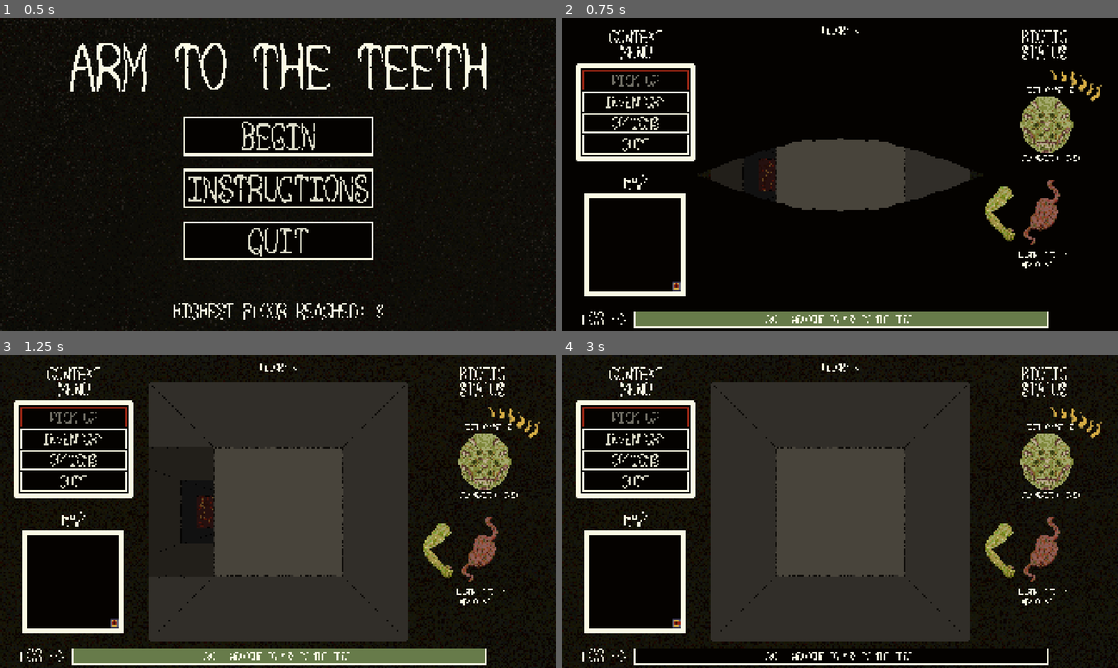
Above: before the commit, frames 1-4 (two rows, left to right).
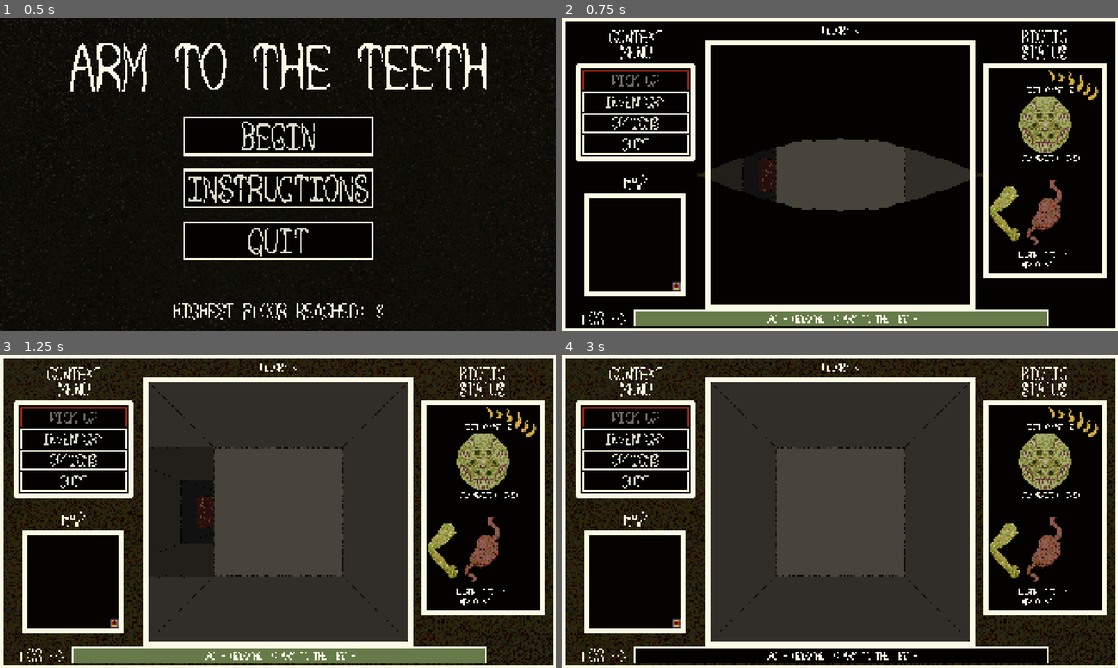
Above: after the commit, the same moments.

Repository: sym-z/arm-to-the-teeth
Game: Godot game, scene res://scenes/main_menu/main_menu.tscn
Same seed, same stepped clock (60 frames per second), same inputs: the game is played once before the commit and once after it. The project has no main scene, so this scene is started directly.
Inputs (mouse positions are in pixels of both pictures, inside the frame that each line leads up to):
- Up to frame 1 (0.5 s): no input
- Up to frame 2 (0.75 s): click "BEGIN" at 0.5 s
- Up to frame 3 (1.25 s): no input
- Up to frame 4 (3 s): move the mouse to (840, 655) at 1.27 s; hold D (turn_right) 1.28-2 s; hold Space (pick_up) 1.28-2 s; click (840, 655) at 1.42 s; click "INVENTORY" at 2 s; click "BACK" at 2.75 s

Frame 1 is identical in both runs. In frame 2, 11% of the frame differs, in the area x 0-100%, y 0-100%; in frame 3, 12%; in frame 4, 12%.

Commit message:
Ui refinement

Diff:
--- a/src/prefabs/ui/combat_viewport/combat_viewport.gd
+++ b/src/prefabs/ui/combat_viewport/combat_viewport.gd
@@ -53,6 +53,7 @@
 @export_category("TEMP ENEMY STATS")
 @export var temp_e_health : Label
 @export var temp_e_damage : Label
+@export var e_health_bar : ProgressBar
 
 
 enum TURN {PLAYER,ENEMY}
@@ -84,6 +85,8 @@
 	show_player_turn_start()
 	opponent = e
 	combat_location = loc
+	# Initialize enemy health bar
+	e_health_bar.max_value = opponent.total_health
 	refresh_temp_labels()
 	if e.anim != null:
 		enemy_anim.sprite_frames = e.anim
@@ -621,6 +624,7 @@
 
 func refresh_temp_labels():
 	temp_e_health.text = "HEALTH: " + str(opponent.curr_health) + "/" + str(opponent.total_health)
+	e_health_bar.value = opponent.curr_health
 	temp_e_damage.text = "DAMAGE: " + str(opponent.damage)
 	pass
 #endregion
--- a/src/prefabs/ui/combat_viewport/combat_viewport.tscn
+++ b/src/prefabs/ui/combat_viewport/combat_viewport.tscn
@@ -188,6 +188,21 @@
 expand_margin_right = 20.0
 expand_margin_bottom = 15.0
 
+[sub_resource type="StyleBoxFlat" id="StyleBoxFlat_l8e2f"]
+bg_color = Color(0.0156863, 0.00784314, 0, 1)
+border_width_left = 2
+border_width_top = 2
+border_width_right = 2
+border_width_bottom = 2
+border_color = Color(0.984314, 0.980392, 0.898039, 1)
+expand_margin_left = 2.0
+expand_margin_top = 2.0
+expand_margin_right = 2.0
+expand_margin_bottom = 2.0
+
+[sub_resource type="StyleBoxFlat" id="StyleBoxFlat_2nqm1"]
+bg_color = Color(0.603922, 0.145098, 0.0745098, 1)
+
 [sub_resource type="StyleBoxFlat" id="StyleBoxFlat_tbmgk"]
 bg_color = Color(0.0156863, 0.00784314, 0, 1)
 border_width_left = 4
@@ -439,7 +454,7 @@
 expand_margin_right = 4.0
 expand_margin_bottom = 4.0
 
-[node name="Combat Viewport" type="MarginContainer" node_pat …(334 unchanged characters)… utton", "temp_e_health", "temp_e_damage")]
+[node name="Combat Viewport" type="MarginContainer" node_pat …(334 unchanged characters)… utton", "temp_e_health", "temp_e_damage", "e_health_bar")]
 anchors_preset = 15
 anchor_right = 1.0
 anchor_bottom = 1.0
@@ -467,6 +482,7 @@
 right_button = NodePath("Run Direction Selection/MarginContainer/Direction Buttons/Left Right Container/Right Button")
 temp_e_health = NodePath("TEMP ENEMY STATS/MarginContainer/VBoxContainer/TEMP ENEMY HEALTH")
 temp_e_damage = NodePath("TEMP ENEMY STATS/MarginContainer/VBoxContainer/TEMP ENEMY DAMAGE")
+e_health_bar = NodePath("TEMP ENEMY STATS/MarginContainer/VBoxContainer/Health Bar")
 
 [node name="Background" type="Panel" parent="."]
 layout_mode = 2
@@ -564,6 +580,7 @@
 [node name="VBoxContainer" type="VBoxContainer" parent="TEMP ENEMY STATS/MarginContainer"]
 layout_mode = 2
 mouse_filter = 2
+theme_override_constants/separation = 6
 alignment = 1
 
 [node name="TEMP ENEMY HEALTH" type="Label" parent="TEMP ENEMY STATS/MarginContainer/VBoxContainer"]
@@ -571,6 +588,15 @@
 theme_override_fonts/font = ExtResource("11_k7xhf")
 theme_override_font_sizes/font_size = 32
 text = "HEALTH: 200/200"
+horizontal_alignment = 1
+
+[node name="Health Bar" type="ProgressBar" parent="TEMP ENEMY STATS/MarginContainer/VBoxContainer"]
+custom_minimum_size = Vector2(0, 16)
+layout_mode = 2
+theme_override_styles/background = SubResource("StyleBoxFlat_l8e2f")
+theme_override_styles/fill = SubResource("StyleBoxFlat_2nqm1")
+rounded = true
+show_percentage = false
 
 [node name="TEMP ENEMY DAMAGE" type="Label" parent="TEMP ENEMY STATS/MarginContainer/VBoxContainer"]
 layout_mode = 2
--- a/src/prefabs/ui/ui.tscn
+++ b/src/prefabs/ui/ui.tscn
@@ -677,6 +677,30 @@
 expand_margin_right = 9.0
 expand_margin_bottom = 9.0
 
+[sub_resource type="StyleBoxFlat" id="StyleBoxFlat_wcb55"]
+bg_color = Color(0.6, 0.6, 0.6, 0)
+border_width_left = 16
+border_width_top = 16
+border_width_right = 16
+border_width_bottom = 16
+border_color = Color(0.984314, 0.980392, 0.898039, 1)
+
+[sub_resource type="StyleBoxFlat" id="StyleBoxFlat_bfx8m"]
+bg_color = Color(0.6, 0.6, 0.6, 0)
+border_width_left = 13
+border_width_top = 13
+border_width_right = 13
+border_width_bottom = 13
+border_color = Color(0.984314, 0.980392, 0.898039, 1)
+
+[sub_resource type="StyleBoxFlat" id="StyleBoxFlat_0a1xg"]
+bg_color = Color(0.0156863, 0.00784314, 0, 1)
+border_width_left = 16
+border_width_top = 16
+border_width_right = 16
+border_width_bottom = 16
+border_color = Color(0.984314, 0.980392, 0.898039, 1)
+
 [node name="UI" type="CanvasLayer" node_paths=PackedStringArray("pickup_button", "inventory_button", "options_button",  …(543 unchanged characters)…
 script = ExtResource("1_gxjsb")
 pickup_button = NodePath("Context Menu/Context Menu Container/Button Container/Pick Up")
@@ -904,26 +928,26 @@
 vertical_alignment = 1
 
 [node name="Head" type="AnimatedSprite2D" parent="Stat Showcase"]
-position = Vector2(1672, 370)
+position = Vector2(1667, 370)
 scale = Vector2(2, 2)
 sprite_frames = SubResource("SpriteFrames_xqkvd")
 
 [node name="Stomach" type="AnimatedSprite2D" parent="Stat Showcase"]
-position = Vector2(1665, 672)
+position = Vector2(1674, 672)
 scale = Vector2(2, 2)
 sprite_frames = SubResource("SpriteFrames_l1g0r")
 
 [node name="Arm" type="AnimatedSprite2D" parent="Stat Showcase"]
-position = Vector2(1510, 670)
+position = Vector2(1528, 670)
 sprite_frames = SubResource("SpriteFrames_q0gkn")
 flip_h = true
 
 [node name="Arm2" type="AnimatedSprite2D" parent="Stat Showcase"]
-position = Vector2(1820, 670)
+position = Vector2(1806, 670)
 sprite_frames = SubResource("SpriteFrames_q0gkn")
 
 [node name="Teeth" type="AnimatedSprite2D" parent="Stat Showcase"]
-position = Vector2(1677, 368)
+position = Vector2(1668, 368)
 sprite_frames = SubResource("SpriteFrames_rod3w")
 frame = 32
 
@@ -1023,9 +1047,9 @@
 [node name="Log Line Window" type="PanelContainer" parent="Log"]
 z_index = 2
 offset_left = 248.0
-offset_top = 1009.0
+offset_top = 1007.0
 offset_right = 1677.0
-offset_bottom = 1067.0
+offset_bottom = 1065.0
 mouse_filter = 1
 theme_override_styles/panel = SubResource("StyleBoxFlat_xqkvd")
 script = ExtResource("19_xqkvd")
@@ -1211,6 +1235,53 @@
 size_flags_horizontal = 4
 theme = ExtResource("40_mpgui")
 text = "BACK"
+
+[node name="Dungeon Viewport Style" type="MarginContainer" parent="."]
+anchors_preset = 15
+anchor_right = 1.0
+anchor_bottom = 1.0
+grow_horizontal = 2
+grow_vertical = 2
+mouse_filter = 2
+theme_override_constants/margin_left = 497
+theme_override_constants/margin_top = 76
+theme_override_constants/margin_right = 497
+theme_override_constants/margin_bottom = 76
+
+[node name="Dungeon Viewport Border" type="Panel" parent="Dungeon Viewport Style"]
+layout_mode = 2
+mouse_filter = 2
+theme_override_styles/panel = SubResource("StyleBoxFlat_wcb55")
+
+[node name="Screen Style" type="MarginContainer" parent="."]
+anchors_preset = 15
+anchor_right = 1.0
+anchor_bottom = 1.0
+grow_horizontal = 2
+grow_vertical = 2
+mouse_filter = 2
+
+[node name="Screen Border" type="Panel" parent="Screen Style"]
+layout_mode = 2
+mouse_filter = 2
+theme_override_styles/panel = SubResource("StyleBoxFlat_bfx8m")
+
+[node name="Biotic Style" type="MarginContainer" parent="."]
+anchors_preset = 15
+anchor_right = 1.0
+anchor_bottom = 1.0
+grow_horizontal = 2
+grow_vertical = 2
+mouse_filter = 2
+theme_override_constants/margin_left = 1453
+theme_override_constants/margin_top = 155
+theme_override_constants/margin_right = 39
+theme_override_constants/margin_bottom = 185
+
+[node name="Biotic Border" type="Panel" parent="Biotic Style"]
+layout_mode = 2
+mouse_filter = 2
+theme_override_styles/panel = SubResource("StyleBoxFlat_0a1xg")
 
 [connection signal="mini_map_ready" from="Mini Map Layer/Mini Map" to="." method="_on_mini_map_mini_map_ready"]
 [connection signal="pressed" from="Context Menu/Context Menu Container/Button Container/Pick Up" to="." method="_on_pick_up_pressed"]
--- a/src/scenes/testing_level/testing_level.tscn
+++ b/src/scenes/testing_level/testing_level.tscn
@@ -4,7 +4,7 @@
 [ext_resource type="Script" uid="uid://2ghmulmo5ff" path="res://scenes/testing_level/testing_level.gd" id="1_tt45j"]
 [ext_resource type="PackedScene" uid="uid://dbnakwfvnxgvn" path="res://prefabs/debug_visualizer/debug_visualizer.tscn" id="2_tt45j"]
 [ext_resource type="PackedScene" uid="uid://dipa21mimgjkj" path="res://prefabs/player/player.tscn" id="4_f1y3a"]
-[ext_resource type="Texture2D" uid="uid://bwqssc6d3rfoo" path="res://assets/visual/ui/ui_bg_4.png" id="4_n0j1u"]
+[ext_resource type="Texture2D" uid="uid://cie36mpkhq27c" path="res://assets/visual/ui/ui_bg_5.png" id="4_n0j1u"]
 [ext_resource type="PackedScene" uid="uid://b5lskvgjumjn" path="res://prefabs/dungeon_viewport/dungeon_viewport.tscn" id="5_etvxw"]
 [ext_resource type="PackedScene" uid="uid://ceq7clgkyer44" path="res://prefabs/ui/ui.tscn" id="6_ped82"]
 
--- a/src/themes/combat_viewport/db_margin_container.tres
+++ b/src/themes/combat_viewport/db_margin_container.tres
@@ -1,7 +1,7 @@
 [gd_resource type="Theme" format=3 uid="uid://bwh30wttiv88h"]
 
 [resource]
-MarginContainer/constants/margin_bottom = 0
+MarginContainer/constants/margin_bottom = 16
 MarginContainer/constants/margin_left = 16
 MarginContainer/constants/margin_right = 16
 MarginContainer/constants/margin_top = 700
--- a/src/themes/combat_viewport/db_panel_container_style_box.tres
+++ b/src/themes/combat_viewport/db_panel_container_style_box.tres
@@ -11,4 +11,3 @@
 corner_radius_top_right = 8
 corner_radius_bottom_right = 8
 corner_radius_bottom_left = 8
-expand_margin_bottom = 1.0
Not shown, added: src/assets/visual/ui/enemy_prototype_1_attack_bounce.png.import
Not shown, added: src/assets/visual/ui/enemy_prototype_1_death.png.import
Binary file added: src/assets/visual/ui/ui_bg_5.png
Not shown, added: src/assets/visual/ui/ui_bg_5.png.import
Not shown: 1 places in src/prefabs/ui/combat_viewport/combat_viewport.tscn that only renumber resources
Not shown: 1 places in src/prefabs/ui/ui.tscn that only renumber resources
